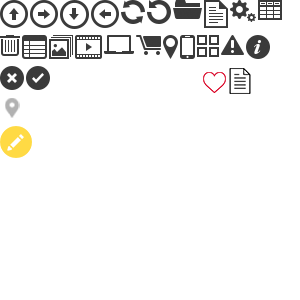
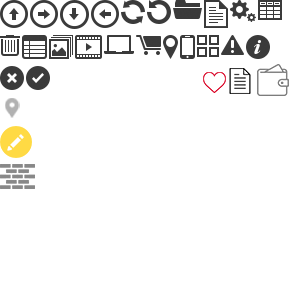
The second 300px x 300px image is a revision of the first. Changes to its layers:
renamed "Слой 0" to "wall-of-bricks--1-", painted on it over [0, 64, 289, 189]
